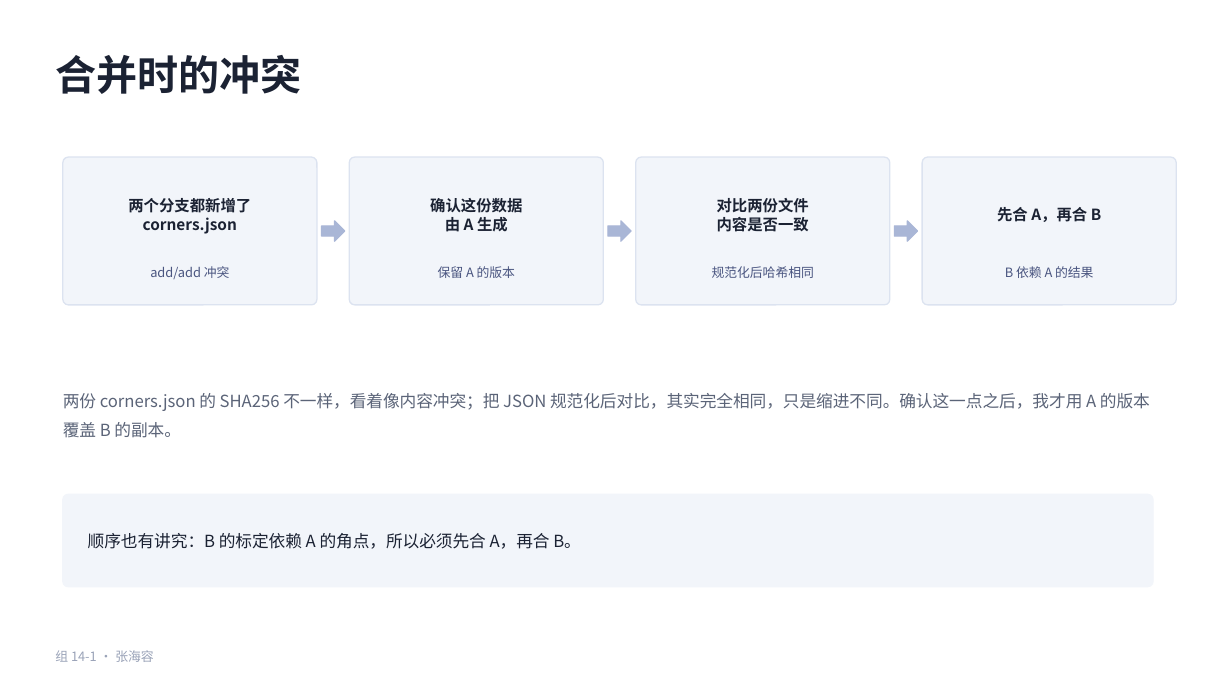
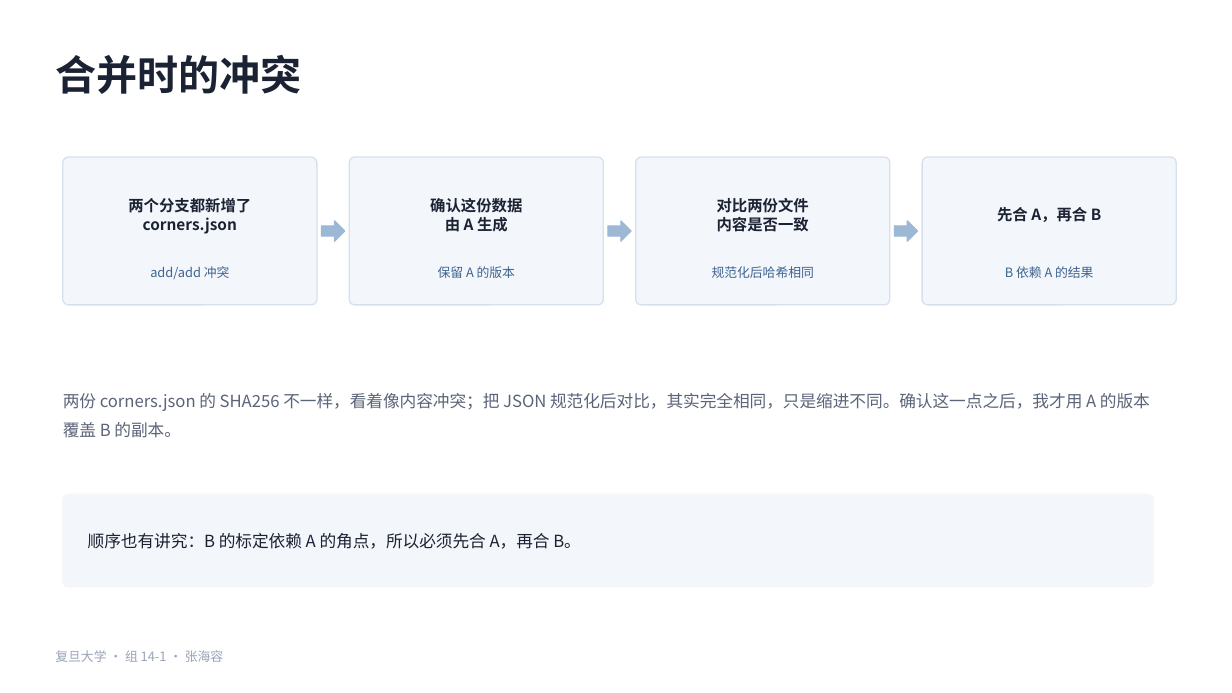
Before and after one commit to HRzhangStat/camera-calibration, a slide deck: slide 8 of 组14-1-组长贡献.pptx. Drawn at 1232x693 pixels with LibreOffice and Linux fonts; fonts in the diff are those of the drawing. Boxes give left, top, right and bottom in pixels: in the first picture for what was removed or moved away, otherwise in the second. Text is boxed around its words. In the diff, an @@ line names an element or a change of style, - is before the commit and + after.

```diff
--- a/组14-1-组长贡献.pptx
+++ b/组14-1-组长贡献.pptx
@@ fill #F2F5FA to #F3F6FA; outline #DCE3F0 1 pt to #D7E1EE 1 pt in 4 elements at bbox=[63, 157, 317, 305], bbox=[349, 157, 604, 305], bbox=[636, 157, 890, 305], bbox=[922, 157, 1177, 305] @@
@@ text colour #4A5580 to #3F6491 in 4 elements at bbox=[150, 266, 230, 279], bbox=[438, 266, 515, 278], bbox=[712, 266, 814, 278], bbox=[1005, 266, 1093, 278] @@
@@ text at bbox=[55, 650, 223, 662]: text changed @@
-组 14-1 · 张海容
+复旦大学 · 组 14-1 · 张海容
```
Also in this commit, not shown: 10 other slides changed.
